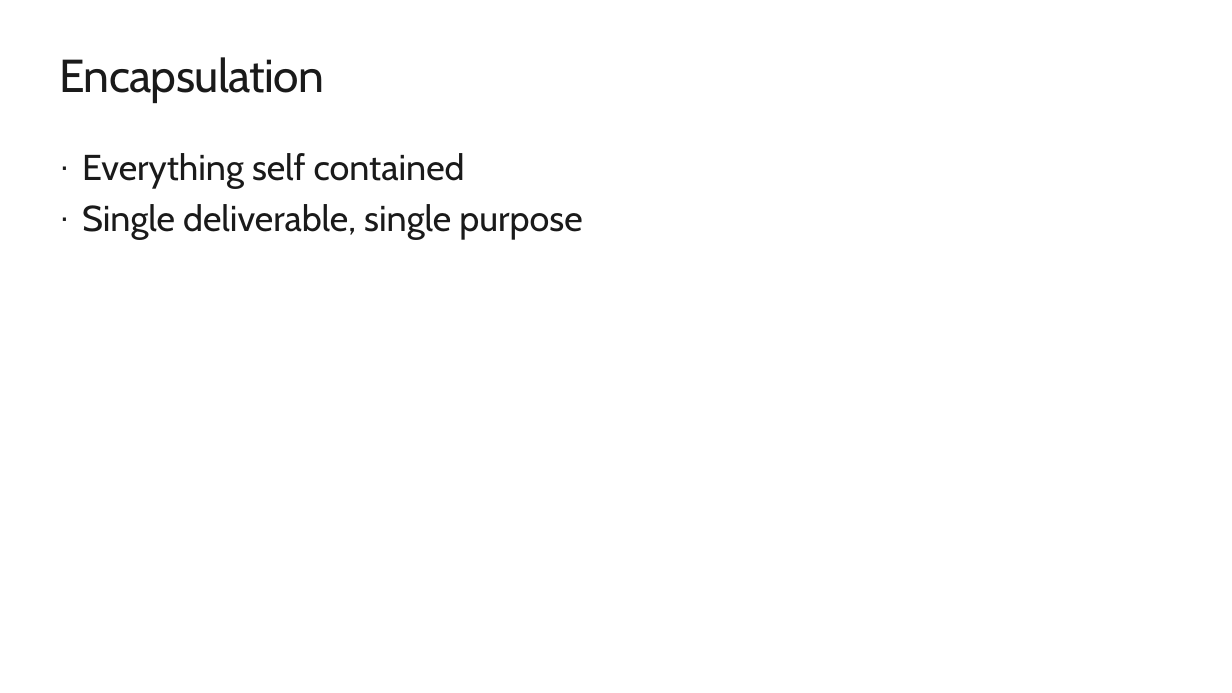
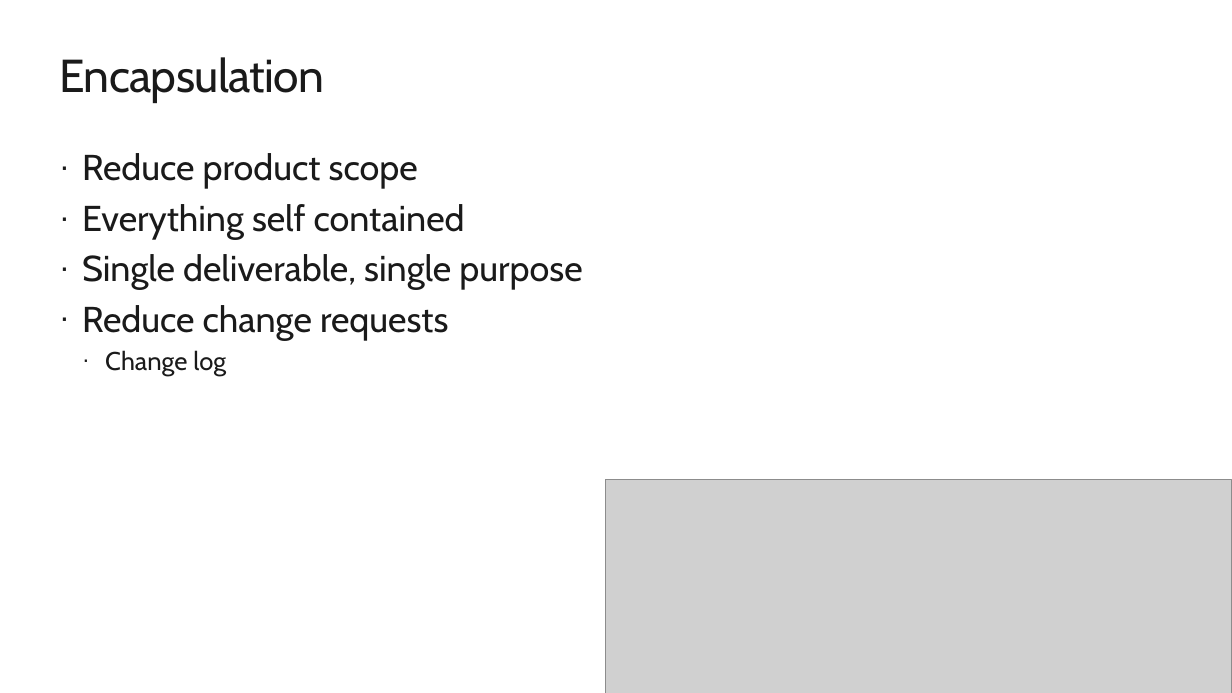
Before and after one commit to arevaloisabel/agiledataoops, a slide deck: slide 4 of presentations/Agile Data Architecture Intro.pptx. Drawn at 1232x693 pixels with LibreOffice and Linux fonts; fonts in the diff are those of the drawing; grey boxes stand for pictures; background and template pictures are left out. Boxes give left, top, right and bottom in pixels: in the first picture for what was removed or moved away, otherwise in the second. Text is boxed around its words. In the diff, an @@ line names an element or a change of style, - is before the commit and + after.

```diff
--- a/presentations/Agile Data Architecture Intro.pptx
+++ b/presentations/Agile Data Architecture Intro.pptx
@@ text at (82, 153, 418, 189): paragraph added @@
+· Reduce product scope
@@ text at (82, 305, 448, 375): paragraphs added @@
+· Reduce change requests
+  · Change log
@@ picture added at (605, 479, 1232, 693) @@
```
Also in this commit, not shown: 5 other slides changed, 2 slides added, 1 slide removed, 6 other files.
